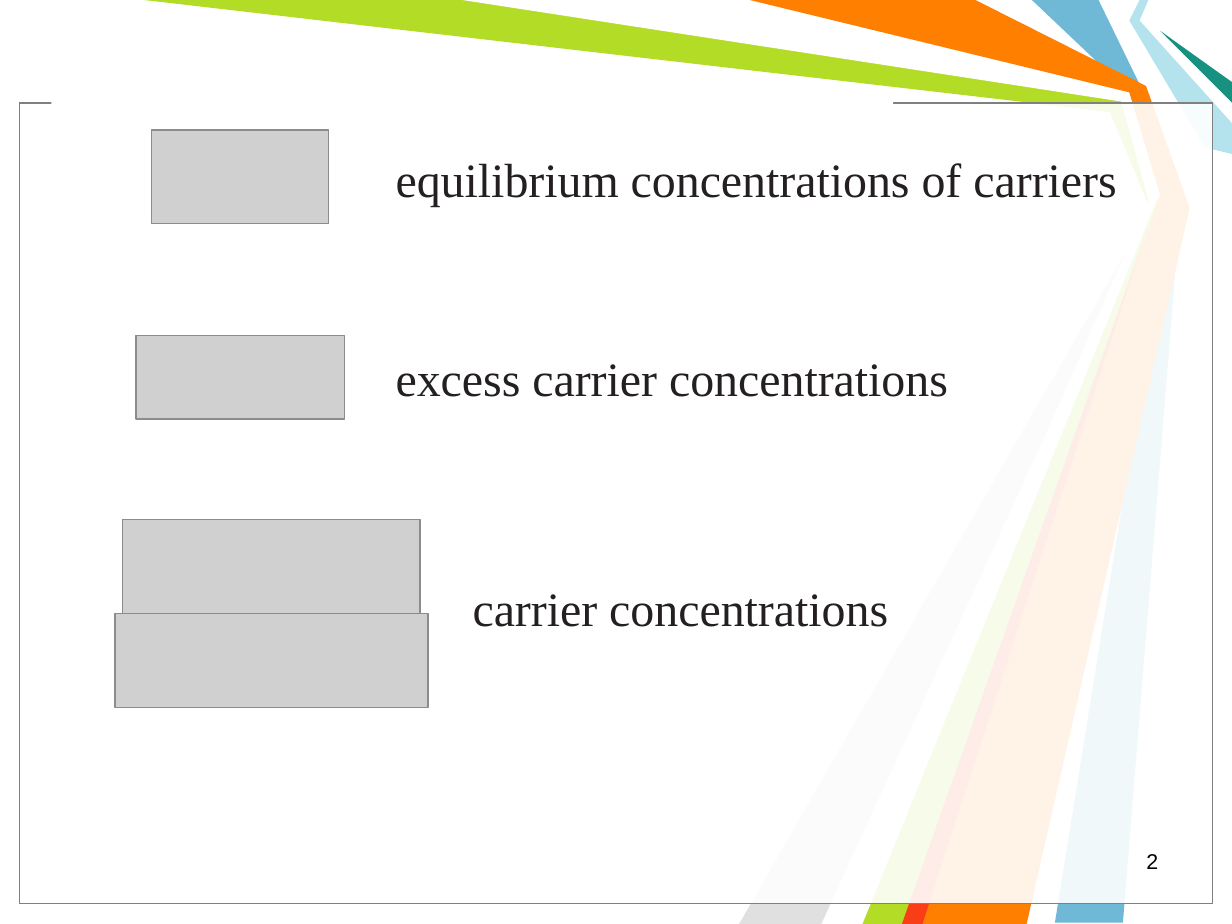
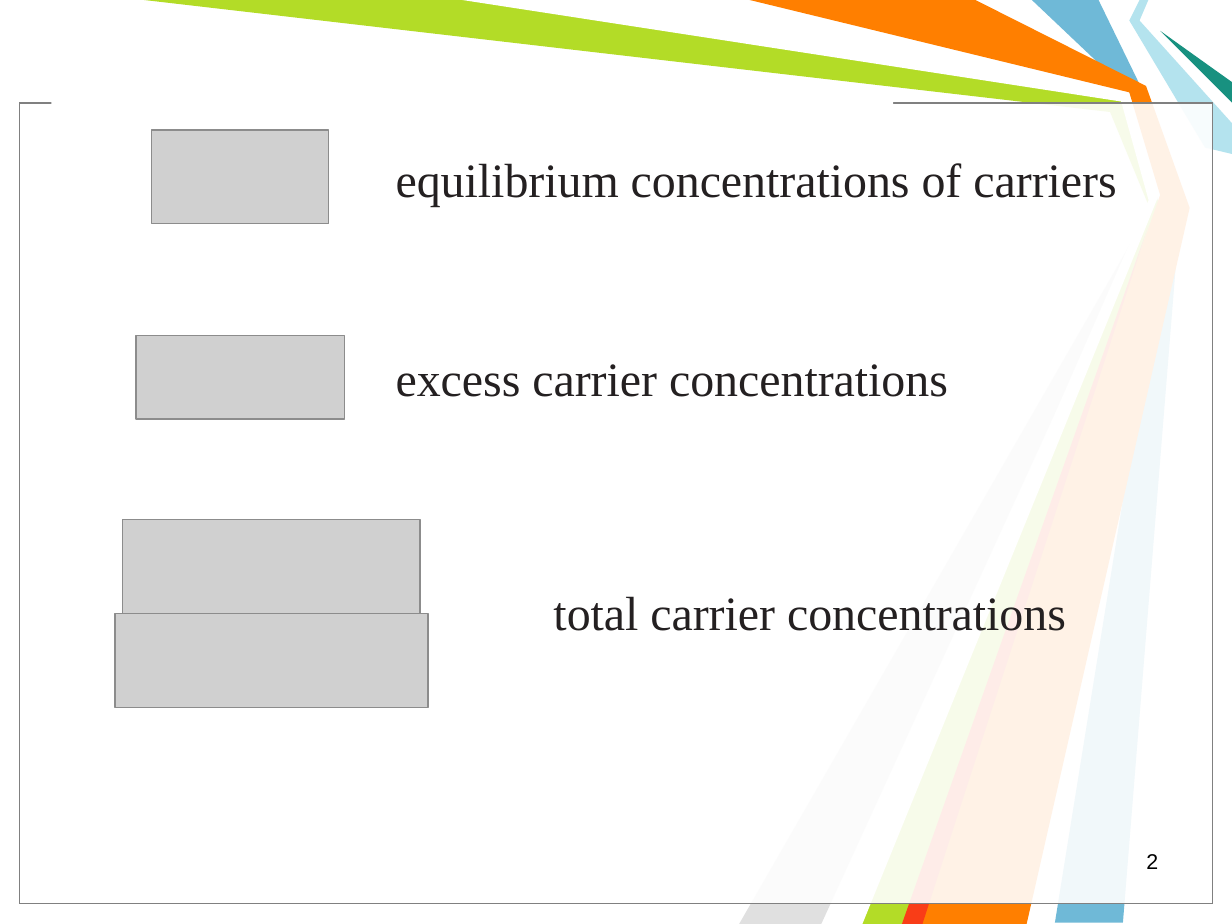
Before and after one commit to l432/NMK, a slide deck: slide 2 of Lecture/Photovoltaics/Photovoltaics2.ppt. Drawn at 1232x924 pixels with LibreOffice and Linux fonts; fonts in the diff are those of the drawing; grey boxes stand for pictures; background and template pictures are left out. Boxes give left, top, right and bottom in pixels: in the first picture for what was removed or moved away, otherwise in the second. Text is boxed around its words. In the diff, an @@ line names an element or a change of style, - is before the commit and + after.

```diff
--- a/Lecture/Photovoltaics/Photovoltaics2.ppt
+++ b/Lecture/Photovoltaics/Photovoltaics2.ppt
@@ text at [553, 596, 1066, 631]: text changed @@
-carrier concentrations
+total carrier concentrations
```
Also in this commit, not shown: 14 slides added, 3 slides removed.
